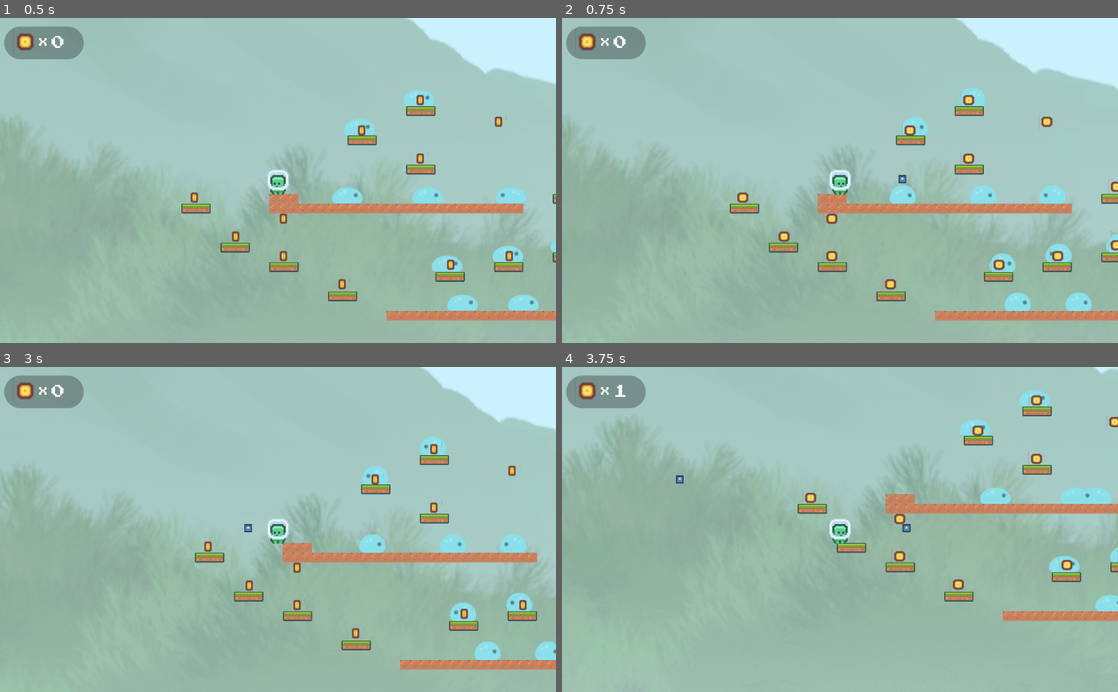
Above: before the commit, frames 1-4 (two rows, left to right).
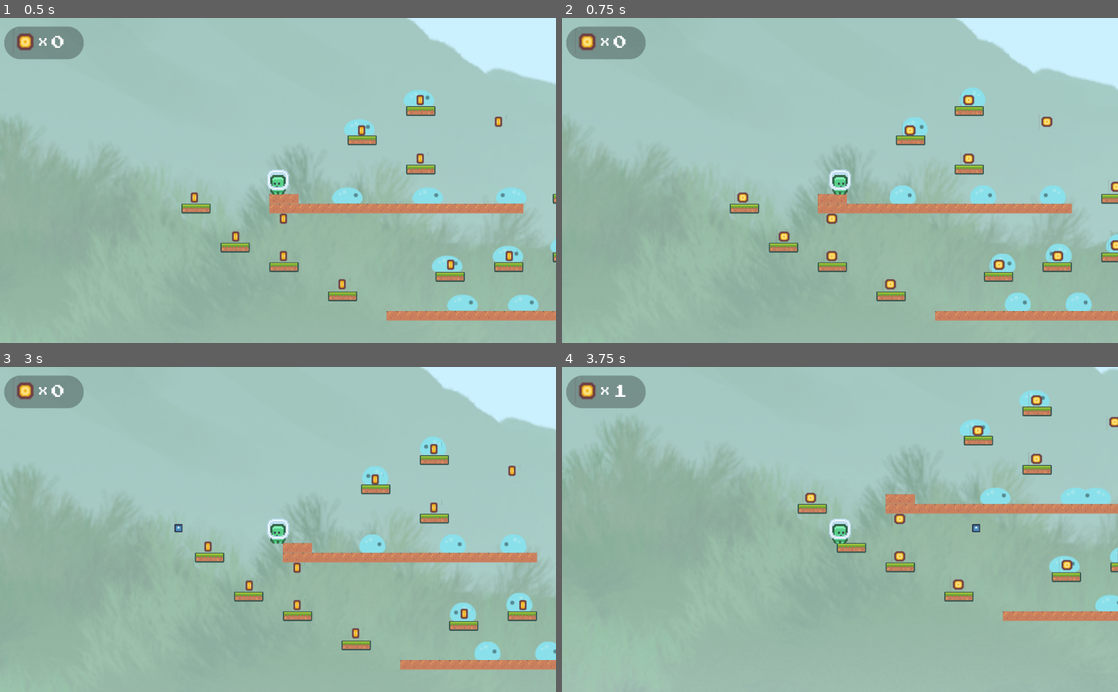
Above: after the commit, the same moments.

Repository: Cheesecakeworker/cheese
Game: Godot game, scene res://World.tscn
The game is run twice, just before and just after one commit, with the same random seed, the same clock (stepped at 60 frames per second) and the same inputs. This scene is started directly instead of the project's main scene. The engine's default icon, where the game draws it, is replaced by a stand-in: a white triangle on a blue panel in a dark square.
Inputs:
- Up to frame 1 (0.5 s): no input
- Up to frame 2 (0.75 s): hold Right (ui_right) from 0.53 s (still down); tap Q (shoot) at 0.6 s
- Up to frame 3 (3 s): tap Space (jump) at 0.77, 1.52 s; tap Q (shoot) at 1.35, 2.85 s; release Right (ui_right) at 2 s; click "restart" at 2 s; hold Left (ui_left) from 2.78 s (still down)
- Up to frame 4 (3.75 s): release Left (ui_left) at 3.53 s; hold Right (ui_right) from 3.53 s (still down); tap Q (shoot) at 3.6 s

Frame 1 is identical in both runs. In frame 2, less than 0.1% of the frame differs, in the area x 60-62%, y 48-51%; in frame 3, less than 0.1%; in frame 4, 0.1%, in the area x 20-76%, y 33-51%.

Commit message:
Add files via upload

Diff:
--- a/bullet.gd
+++ b/bullet.gd
@@ -1,6 +1,6 @@
 extends Area2D
 
-var speed = 900
+var speed = 2000
 
 onready var bullet = $Sprite
 
